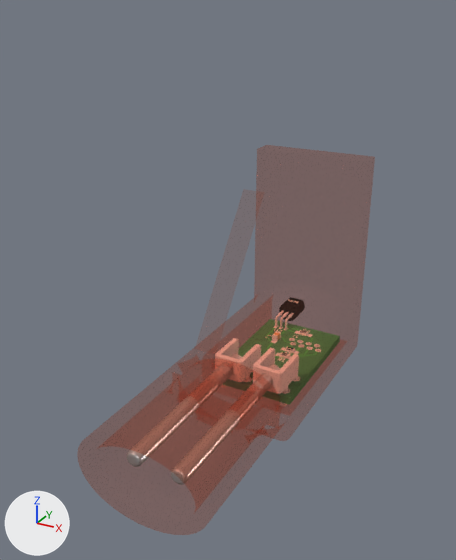
A saved change to the Blender file Water-Probe/Design Files/CAD/Probe Body.blend.
The view is the same before and after, from a 50 mm camera at (48.9, -90.8, 63.9) aimed at (-2.8, 3.2, 16.9). The lights are fixed; the arrows at lower left show +X, +Y and +Z.

In view in the first picture: 'Bolt', 'Probe Body.001'.
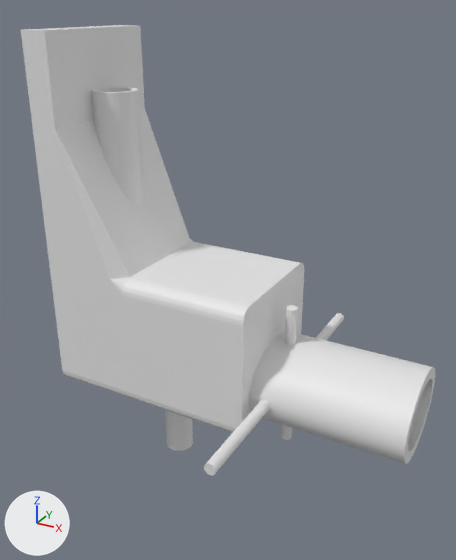
Commit message: changed water probe

Where the change shows, as pixel boxes (x1, y1, x2, y2) in the pictures (456 x 560 px):
'Body', added: after (21, 25, 289, 432)
'Probe Body.001', deleted: before (77, 145, 375, 535)
'Head', added: after (229, 261, 435, 464)
'Drain', added: after (204, 305, 344, 476)
'PRESS BOOL', added: after (165, 410, 193, 451)
'Bolt', deleted: before (127, 450, 184, 485)

Patch to the scene script:
```diff
--- a/Water-Probe/Design Files/CAD/Probe Body.blend.py
+++ b/Water-Probe/Design Files/CAD/Probe Body.blend.py
@@ me_cylinder_005 @@
+me_cylinder_005.from_pydata(...)  # 843 vertices, 652 faces; spans x -17.8..7.2, y -12.5..12.5, z -25.0..9.0
@@ me_plane @@
+me_plane.from_pydata(...)  # 390 vertices, 346 faces; spans x -31.5..6.0, y -12.5..12.5, z -2.0..63.0
@@ me_cylinder_004 @@
+me_cylinder_004.from_pydata(...)  # 64 vertices, 34 faces; spans x -2.8..2.8, y -2.8..2.8, z -17.5..17.5
@@ me_cylinder_006 @@
+me_cylinder_006.from_pydata(...)  # a 96-sided cylinder along z spanning x -1.0..1.0, y -1.0..1.0, z -5.0..5.0; a 96-sided cylinder along z spanning x -1.0..1.0, y -1.0..1.0, z 12.0..22.0; a 96-sided cylinder along y spanning x -1.0..1.0, y 6.4..26.8, z 7.1..9.1; a 96-sided cylinder along y spanning x -1.0..1.0, y -28.3..-7.9, z 7.1..9.1
@@ ob_bolt @@
-ob_bolt = bpy.data.objects.new('Bolt', me_bolt_005)
-ob_bolt.location = (0.0, -8.1, -4.0)
-ob_bolt.rotation_euler = (1.571, 0.0, 0.0)  # degrees (90, 0, 0)
-ob_bolt.scale = (10.0, 10.0, 10.0)
@@ ob_probe_body_001 @@
-ob_probe_body_001 = bpy.data.objects.new('Probe Body.001', me_circle_000)
-ob_probe_body_001.location = (0.0, 0.0, 0.0)
-ob_probe_body_001.rotation_euler = (1.571, -1.571, 0.0)  # degrees (90, -90, 0)
@@ ob_head @@
+ob_head = bpy.data.objects.new('Head', me_cylinder_005)
+ob_head.location = (26.0, 0.0, 2.1)
+ob_head.rotation_euler = (0.0, 1.571, 0.0)  # degrees (0, 90, 0)
+_m = ob_head.modifiers.new('Boolean', 'BOOLEAN')
+_m.operation = 'INTERSECT'
+_m.solver = 'FLOAT'
@@ ob_body @@
+ob_body = bpy.data.objects.new('Body', me_plane)
+ob_body.location = (0.0, 0.0, -3.0)
@@ ob_press_bool @@
+ob_press_bool = bpy.data.objects.new('PRESS BOOL', me_cylinder_004)
+ob_press_bool.location = (-12.7, 0.0, -4.0)
@@ ob_drain @@
+ob_drain = bpy.data.objects.new('Drain', me_cylinder_006)
+ob_drain.location = (11.5, 0.0, -6.0)
```
